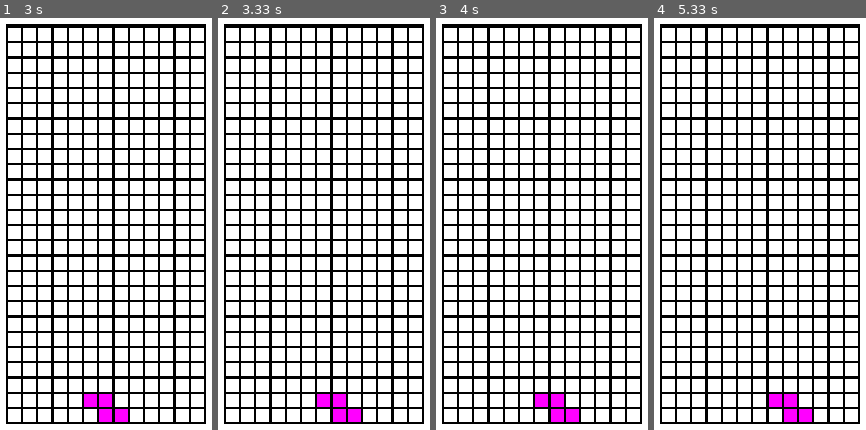
Above: before the commit, frames 1-4 (left to right).
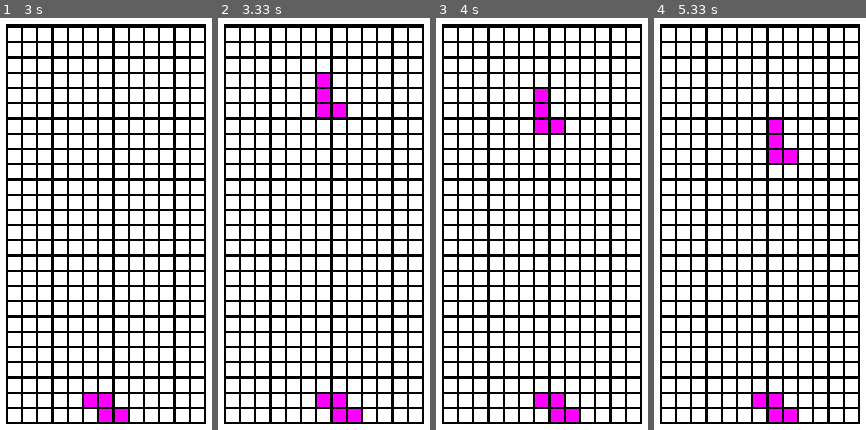
Above: after the commit, the same moments.

Repository: IM-THE-GRASS/pygame-tetris-remake
Game: pygame game, started from main.py
The game is run twice, just before and just after one commit, with the same random seed, the same clock (stepped at 60 frames per second) and the same inputs.
Inputs:
- Up to frame 1 (3 s): tap Space at 0.33, 0.73, 1.03, 1.23, 1.53, 1.73, 2.03, 2.63, 2.93 s; hold Right 0.67-1.13 s; hold Right 1.17-1.63 s; hold Left 1.67-2.2 s; hold Left 2.57-2.97 s
- Up to frame 2 (3.33 s): hold Right from 3 s (still down); tap Space at 3.07 s
- Up to frame 3 (4 s): tap Space at 3.37, 3.73 s; release Right at 3.63 s; hold Down from 3.67 s (still down)
- Up to frame 4 (5.33 s): release Down at 4.03 s; hold Left 4.07-4.53 s; tap Space at 4.13, 4.43, 4.63, 4.93, 5.13 s; hold Right 4.57-5.03 s; hold Right from 5.07 s (still down)

Frame 1 is identical in both runs. In frame 2, 0.8% of the frame differs, in the area x 46-61%, y 13-25%; in frame 3, 0.8%; in frame 4, 1.5%, in the area x 46-75%, y 24-99%.

Commit message:
i figured out an issue

Diff:
--- a/main.py
+++ b/main.py
@@ -138,11 +138,12 @@
             current_peice.grounded = True
     if current_peice.grounded and lock_timer_enabled == False:
         print("as")
-        lock_timer_enabled == True
+        lock_timer_enabled = True
         print(lock_timer_enabled)
 
     if lock_timer_enabled and lock_timer >= lock_delay:
         current_peice = peice(L, start_pos)
+        lock_timer_enabled = False
         lock_timer = 0
     lock_timer += 1
 
